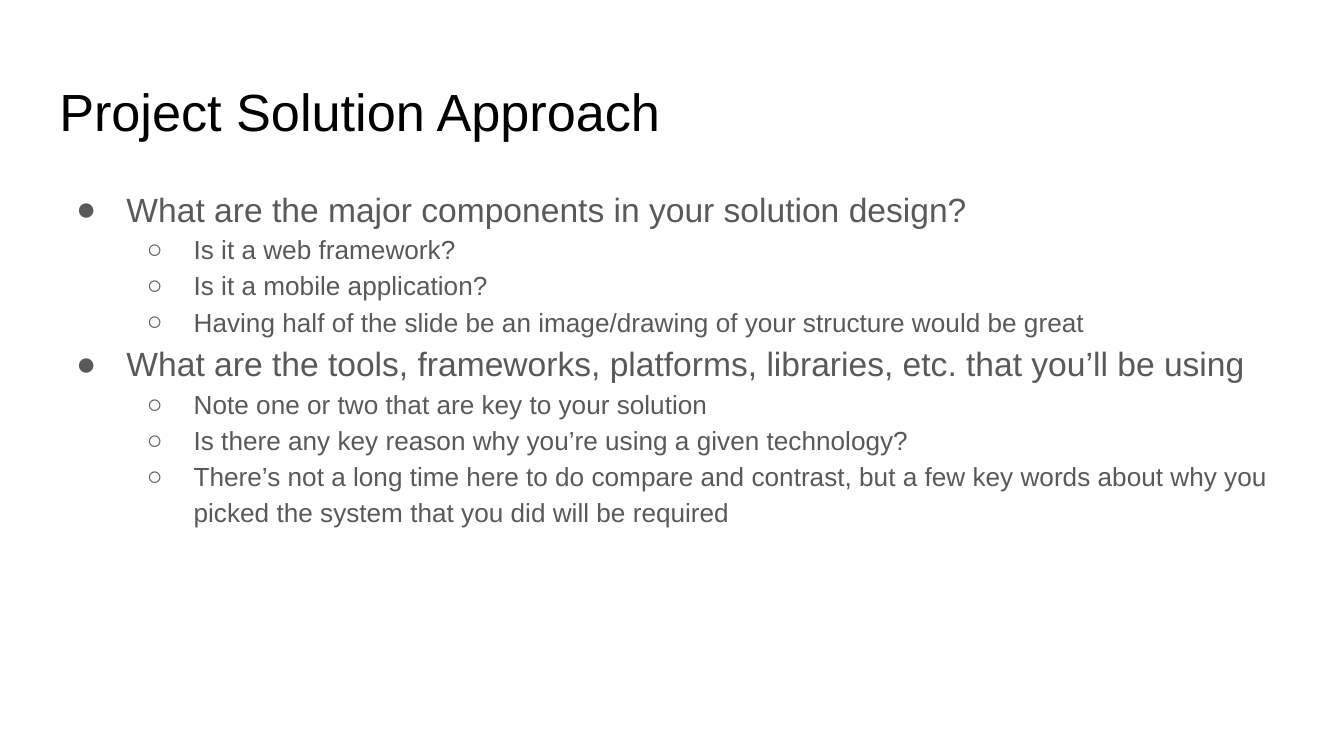
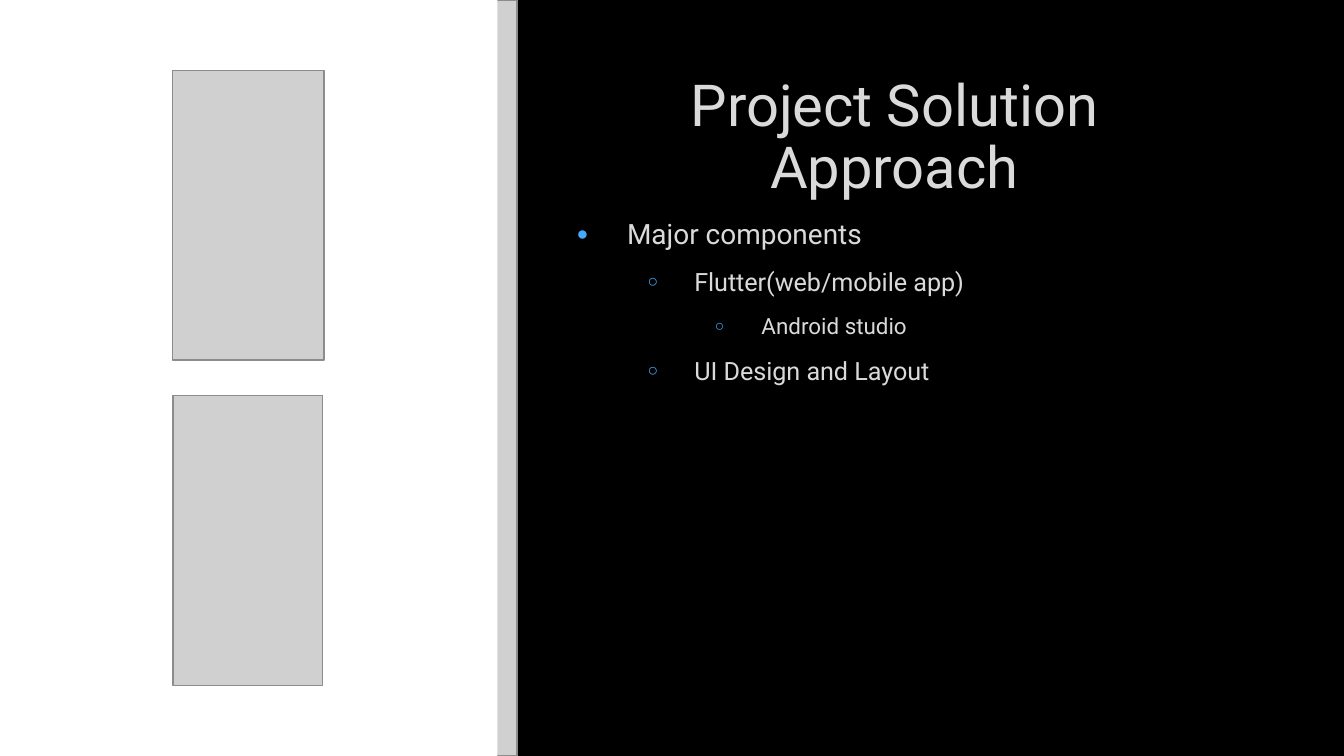
Before and after one commit to WSUCptSCapstone-Fall2022Spring2023/lami-fullstackapp, a slide deck: slide 3 of In-Class Presentation Outline.pptx. Drawn at 1344x756 pixels with LibreOffice and Linux fonts; fonts in the diff are those of the drawing; grey boxes stand for pictures; background and template pictures are left out. Boxes give left, top, right and bottom in pixels: in the first picture for what was removed or moved away, otherwise in the second. Text is boxed around its words. In the diff, an @@ line names an element or a change of style, - is before the commit and + after.

Commit message:
finished the slides

```diff
--- a/In-Class Presentation Outline.pptx
+++ b/In-Class Presentation Outline.pptx
@@ background #FFFFFF to picture (left out) @@
@@ picture added at (0, 0, 517, 755) @@
@@ rectangle added at (0, 0, 497, 755), fill #FFFFFF @@
@@ picture added at (172, 70, 324, 360) @@
@@ title "Project Solution Approach": place and size @@
-title "Project Solution Approach" at (59, 93, 660, 141)
+title "Project Solution Approach" at (691, 82, 1098, 200)
@@ title "Project Solution Approach" at (691, 82, 1098, 200): size 28 to 31 pt, font Arial to Roboto, text colour #000000 to #DADADA, letter outline none to #404040 0.75 pt; alignment left to centre; line spacing 1 to 0.9; vertical alignment top to middle @@
@@ text at (627, 224, 964, 386): text changed; size 14 to 13.5 pt; font Arial to Roboto; text colour #595959 to #DADADA @@
-● What are the major components in your solution design?
-  ○ Is it a web framework?
-  ○ Is it a mobile application?
-  ○ Having half of the slide be an image/drawing of your structure would be great
-● What are the tools, frameworks, platforms, libraries, etc. that you’ll be using
-  ○ Note one or two that are key to your solution
-  ○ Is there any key reason why you’re using a given technology?
-  ○ There’s not a long time here to do compare and contrast, but a few key words about why you picked the system that you did will be required
+● Major components
+  ○ Flutter(web/mobile app)
+    ○ Android studio
+  ○ UI Design and Layout
@@ picture added at (173, 395, 324, 685) @@
```
Also in this commit, not shown: 2 other slides changed, 2 slides added, 2 slides removed.
